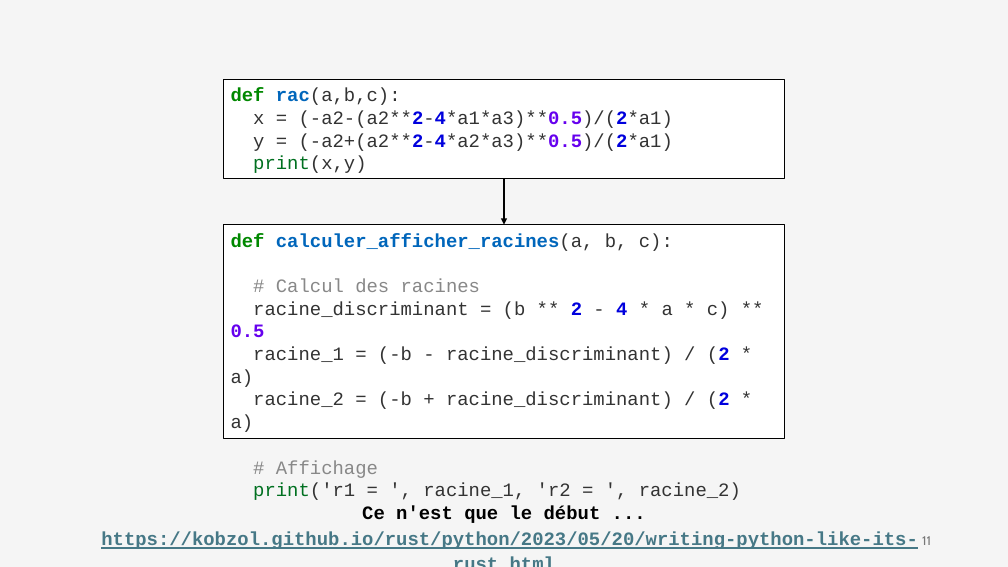
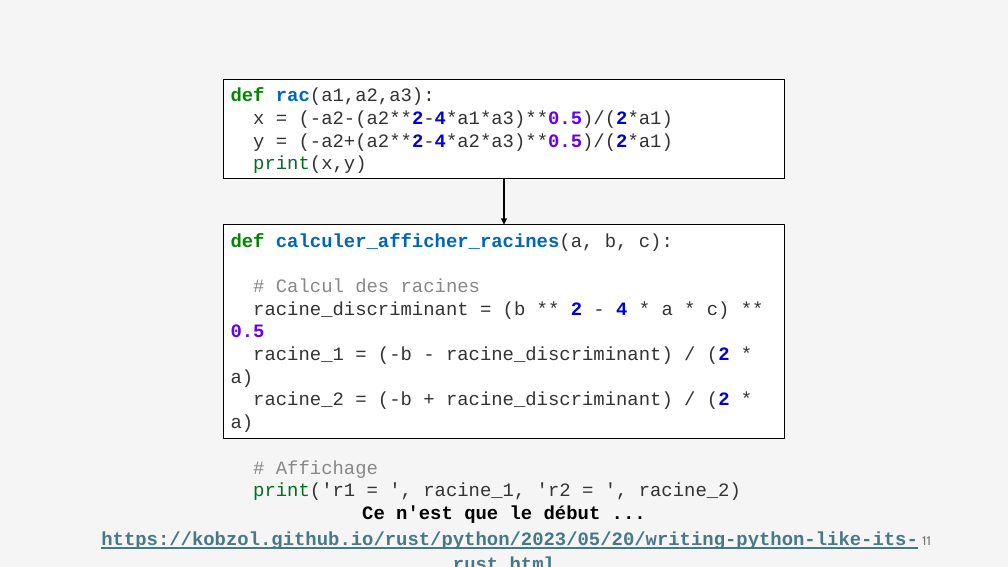
Before and after one commit to iannickgagnon/sagedays_iannick_2026, a slide deck: slide 11 of python_1/presentation_python_1.pptx. Drawn at 1008x567 pixels with LibreOffice and Linux fonts; fonts in the diff are those of the drawing. Boxes give left, top, right and bottom in pixels: in the first picture for what was removed or moved away, otherwise in the second. Text is boxed around its words. In the diff, an @@ line names an element or a change of style, - is before the commit and + after.

Commit message:
fix: Fix typos in python_1 presentation

```diff
--- a/python_1/presentation_python_1.pptx
+++ b/python_1/presentation_python_1.pptx
@@ text in rectangle at (231,88,435,105): text changed @@
-def rac(a,b,c):
+def rac(a1,a2,a3):
```
Also in this commit, not shown: 1 other slide changed.
